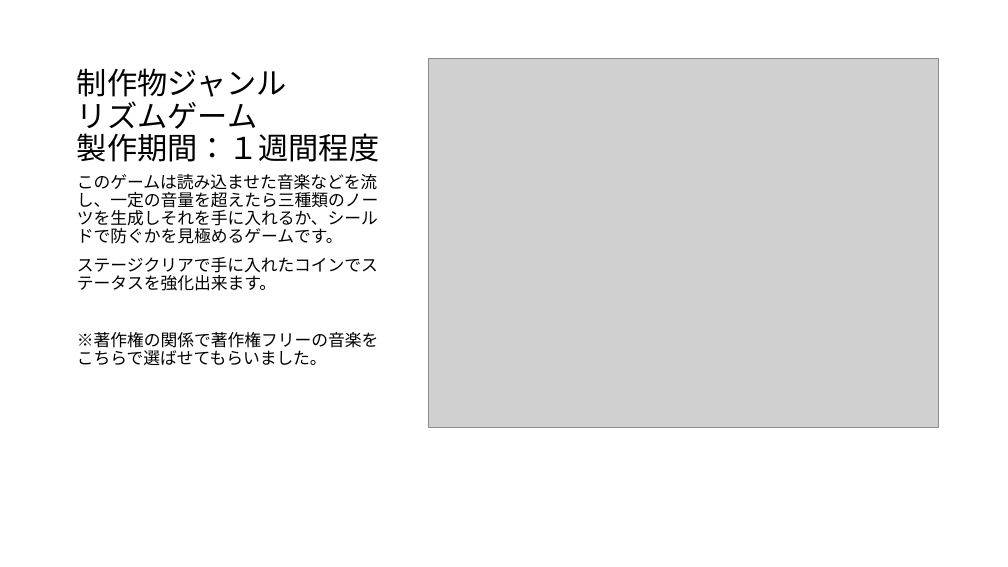
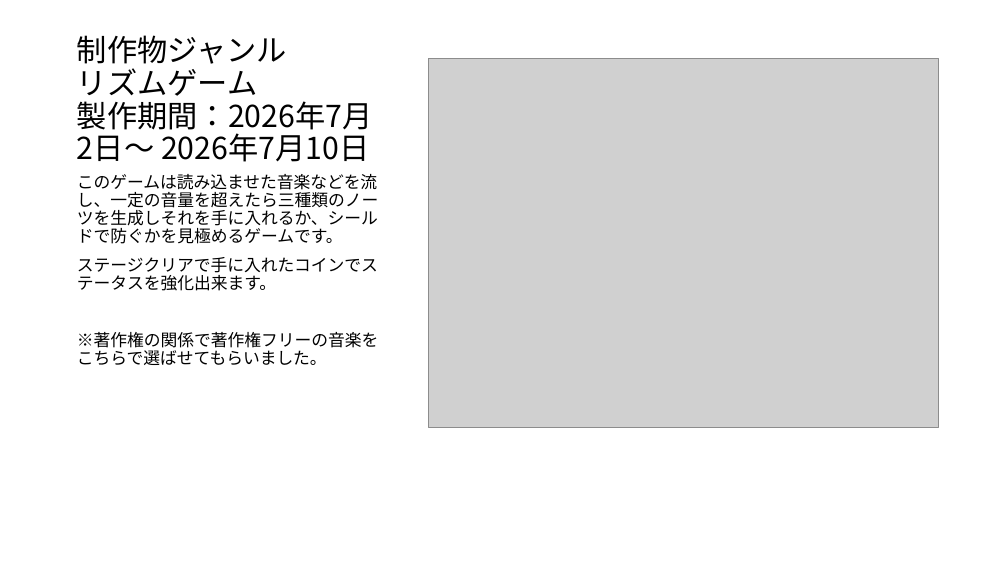
Before and after one commit to Akatuka-Ryusei/Akatuka_JobApplication, a slide deck: slide 2 of 制作物紹介.pptx. Drawn at 1008x567 pixels with LibreOffice and Linux fonts; fonts in the diff are those of the drawing; grey boxes stand for pictures. Boxes give left, top, right and bottom in pixels: in the first picture for what was removed or moved away, otherwise in the second. Text is boxed around its words. In the diff, an @@ line names an element or a change of style, - is before the commit and + after.

Commit message:
変更版追加

```diff
--- a/制作物紹介.pptx
+++ b/制作物紹介.pptx
@@ title at (x1=77, y1=35, x2=373, y2=162): text changed @@
-制作物ジャンル
-リズムゲーム
-製作期間：１週間程度
+制作物ジャンル
+リズムゲーム
+製作期間：2026年7月2日～ 2026年7月10日
```
